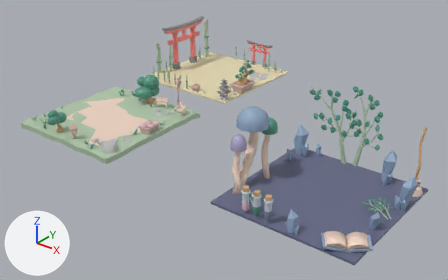
Renders of the Blender file Models/blend_file/meta.blend from each side of a commit.
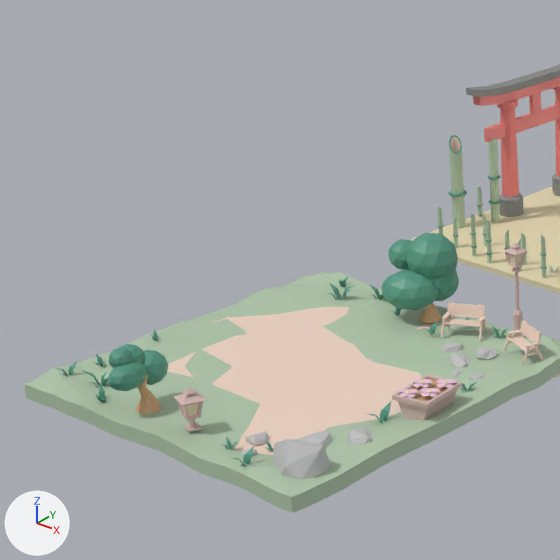
There are two pictures of each version: one whole from a 50 mm camera at (5.85, -10.7, 8.64) aimed at (-3.84, 1.41, 1.13), one close up on the part from 3% to 43% of the width and 0% to 64% of the height. The lights are fixed; the arrows at lower left show +X, +Y and +Z.
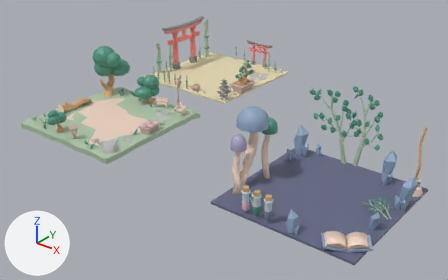
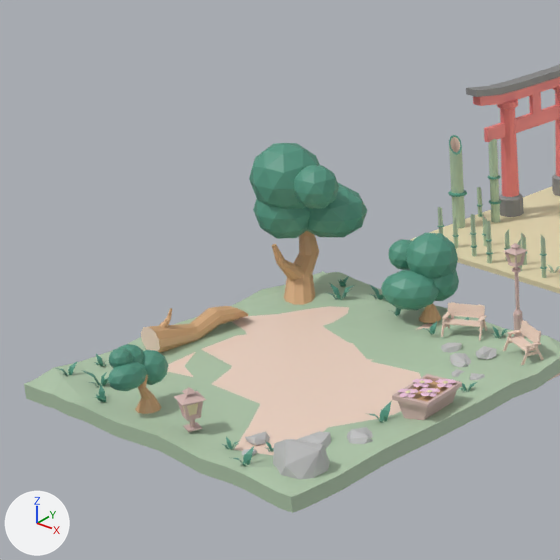
Where the change shows, as pixel boxes (x1, y1, x2, y2) in the close-ups (560 x 560 px):
'Cube.004', reshaped: before (24, 233, 560, 513); after (24, 143, 560, 513)
part 1 of me_cube_004, added (green): after (307, 183, 367, 237)
part 2 of me_cube_004, added (green): after (253, 199, 310, 239)
part 3 of me_cube_004, added (green): after (249, 143, 320, 209)
part 4 of me_cube_004, added (green): after (294, 165, 339, 209)
part 5 of me_cube_004, added (brown): after (284, 231, 319, 305)
part 6 of me_cube_004, added (brown): after (141, 306, 248, 353)
part 7 of me_cube_004, added (brown): after (272, 244, 304, 280)
part 8 of me_cube_004, added: after (159, 308, 172, 328)

The edits, one by one:
me_cube_004 is used by ob_cube_004; location (-6.876, 0.029, 1.379).
me_cube_004 had 2374 vertices, 2507 faces and spanned x -1.8..1.79, y -1.8..1.97, z -0.13..1.05.
me_cube_004 now has 2703 vertices, 2952 faces and spans x -2.07..1.79, y -1.8..2.09, z -0.13..1.61.
me_cube_004 part 1: the loose piece of 42 vertices spanning x -0.39..0.15, y 1.22..1.69, z 0.16..0.55 is copied, and the copy is turned 159.5 degrees about the z axis through its middle and scaled by 1.42, then moved by (-1.21, 0.11, 0.52); it spans x -1.73..-0.92, y 1.24..1.89, z 0.6..1.15.
me_cube_004 part 2: a new loose piece, an icosphere of 80 faces spanning x -1.89..-1.27, y 0.92..1.52, z 0.62..1.23, in mat_material_002 (picture img_meta_jpg).
me_cube_004 part 3: a new loose piece, an icosphere of 80 faces spanning x -1.89..-1.16, y 0.88..1.58, z 0.9..1.61, in mat_material_002 (picture img_meta_jpg).
me_cube_004 part 4: a new loose piece, an icosphere of 80 faces spanning x -1.33..-0.88, y 1.01..1.45, z 1.03..1.47, in mat_material_002 (picture img_meta_jpg).
me_cube_004 part 5: a new loose piece of 60 vertices spanning x -1.65..-1.22, y 0.97..1.54, z 0.03..0.92, in mat_material_002 (picture img_meta_jpg).
me_cube_004 part 6: a new loose piece of 40 vertices spanning x -1.58..-1.32, y -0.63..0.49, z -0.02..0.3, in mat_material_002 (picture img_meta_jpg).
me_cube_004 part 7: a new loose piece of 30 vertices spanning x -1.57..-1.39, y 0.93..1.29, z 0.19..0.65, in mat_material_002 (picture img_meta_jpg).
me_cube_004 part 8: a new loose piece of 30 vertices spanning x -1.49..-1.41, y -0.53..-0.37, z 0.21..0.41, in mat_material_002 (picture img_meta_jpg).
